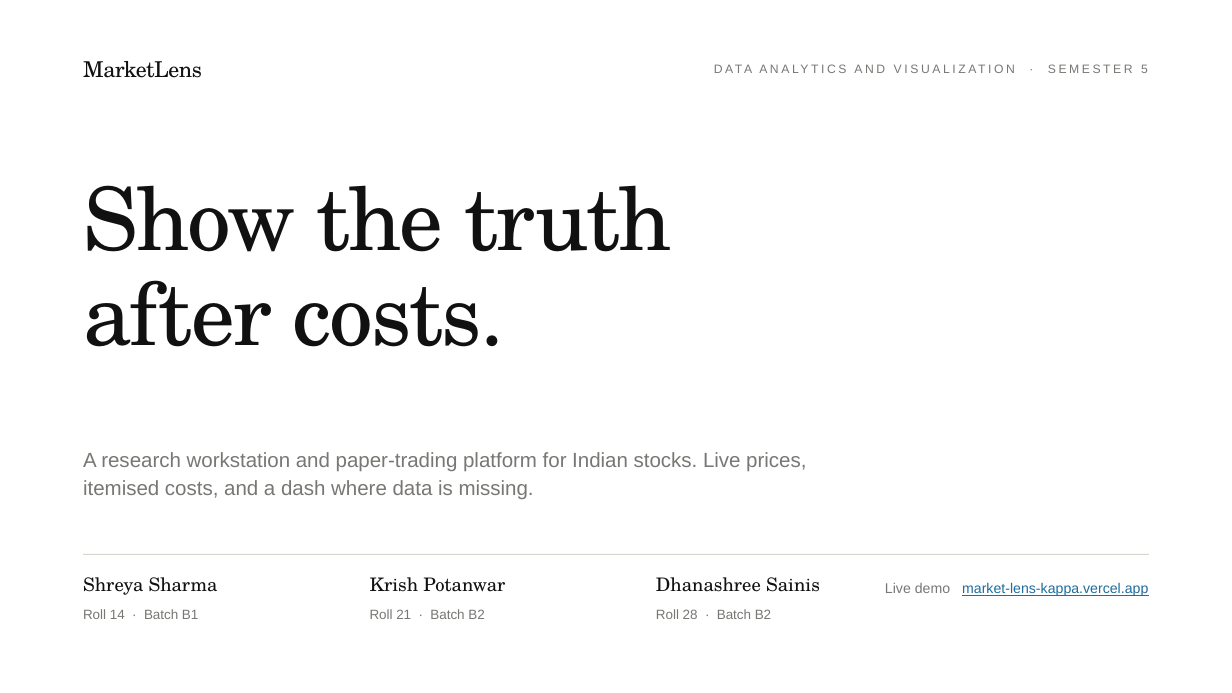
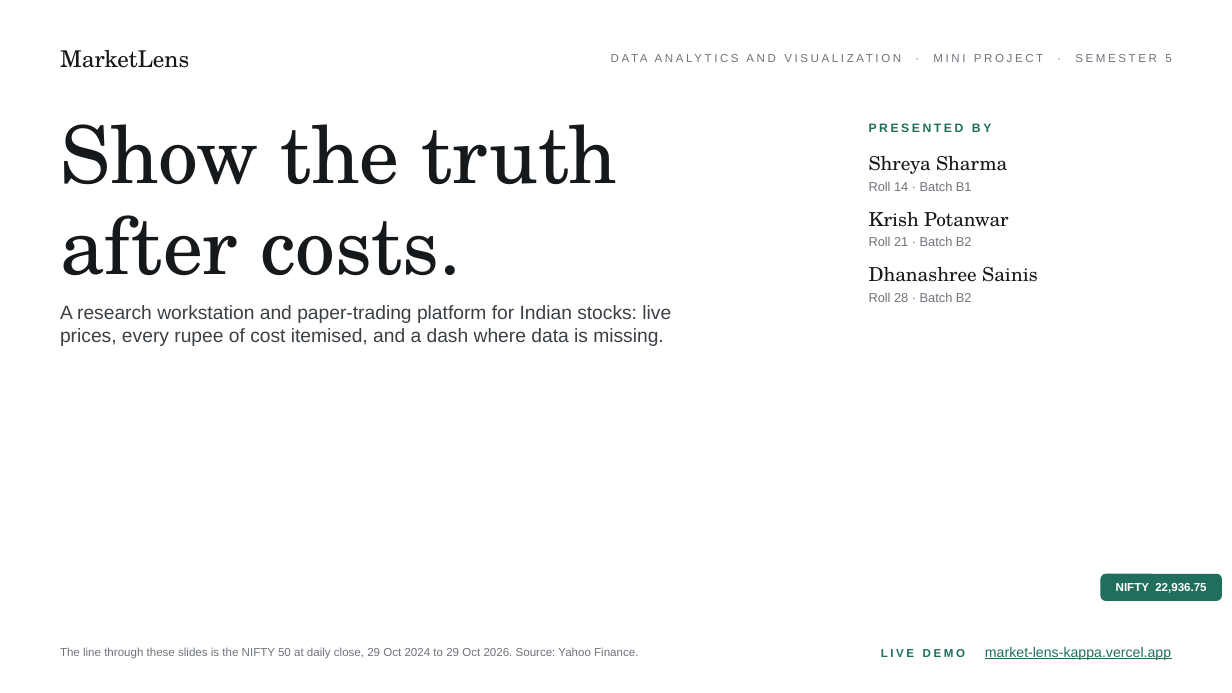
Before and after one commit to Krishpotanwar/MarketLens, a slide deck: slide 1 of presentation/MarketLens-DAV-Presentation.pptx. Drawn at 1232x693 pixels with LibreOffice and Linux fonts; fonts in the diff are those of the drawing; background and template pictures are left out. Boxes give left, top, right and bottom in pixels: in the first picture for what was removed or moved away, otherwise in the second. Text is boxed around its words. In the diff, an @@ line names an element or a change of style, - is before the commit and + after.

```diff
--- a/presentation/MarketLens-DAV-Presentation.pptx
+++ b/presentation/MarketLens-DAV-Presentation.pptx
@@ text "MarketLens": place and size @@
-text "MarketLens" at (83, 61, 202, 78)
+text "MarketLens" at (60, 50, 189, 68)
@@ text "MarketLens" at (60, 50, 189, 68): size 17 to 18 pt, text colour #111111 to #16191C, letter spacing -0.3 to 0 pt @@
@@ text at (531, 54, 1171, 342): text changed; size 9.5 to 9 pt; text colour #787774 to #6F747A @@
-DATA ANALYTICS AND VISUALIZATION · SEMESTER 5
+DATA ANALYTICS AND VISUALIZATION · MINI PROJECT · SEMESTER 5
@@ text "Show the truth": place and size @@
-text "Show the truth" at (83, 185, 672, 347)
+text "Show the truth" at (60, 124, 618, 276)
@@ text "Show the truth" at (60, 124, 618, 276): size 68 to 62 pt, text colour #111111 to #16191C, letter spacing -1.4 to 0 pt; line spacing 0.9 to 0.95 @@
@@ text added at (869, 123, 991, 132), 9.5 pt, text #1F6F5C, bold @@
+PRESENTED BY
@@ text "Shreya Sharma": place and size @@
-text "Shreya Sharma" at (83, 577, 218, 595)
+text "Shreya Sharma" at (869, 156, 1007, 174)
@@ text "Roll 14 · Batch B1": place and size @@
-text "Roll 14 · Batch B1" at (83, 609, 198, 619)
+text "Roll 14 · Batch B1" at (869, 182, 972, 191)
@@ text "Krish Potanwar": place and size @@
-text "Krish Potanwar" at (370, 577, 505, 592)
+text "Krish Potanwar" at (869, 212, 1009, 227)
@@ text "Roll 21 · Batch B2": place and size @@
-text "Roll 21 · Batch B2" at (370, 609, 484, 619)
+text "Roll 21 · Batch B2" at (869, 237, 972, 246)
@@ size 14.5 to 15 pt, text colour #111111 to #16191C in 3 elements at (869, 156, 1007, 174), (869, 212, 1009, 227), (869, 267, 1038, 282) @@
@@ text "Dhanashree Sainis": place and size @@
-text "Dhanashree Sainis" at (656, 577, 820, 592)
+text "Dhanashree Sainis" at (869, 267, 1038, 282)
@@ size 10.5 to 10 pt, text colour #787774 to #6F747A in 3 elements at (869, 182, 972, 191), (869, 237, 972, 246), (869, 293, 972, 302) @@
@@ text "Roll 28 · Batch B2": place and size @@
-text "Roll 28 · Batch B2" at (656, 609, 771, 619)
+text "Roll 28 · Batch B2" at (869, 293, 972, 302)
@@ text at (60, 305, 671, 346): text changed; size 16 to 15 pt; text colour #787774 to #3B4045 @@
-A research workstation and paper-trading platform for Indian stocks. Live prices, itemised costs, and a dash where data is missing.
+A research workstation and paper-trading platform for Indian stocks: live prices, every rupee of cost itemised, and a dash where data is missing.
@@ line removed from (83, 555) to (1149, 555) @@
@@ rounded rectangle added at (1102, 575, 1222, 601), fill #1F6F5C, outline #1F6F5C 1 pt @@
@@ text added at (1116, 583, 1206, 593), 9 pt, text #FFFFFF, bold @@
+NIFTY 22,936.75
@@ text added at (60, 647, 638, 659), 9 pt, text #6F747A @@
+The line through these slides is the NIFTY 50 at daily close, 29 Oct 2024 to 29 Oct 2026. Source: Yahoo Finance.
@@ text at (881, 646, 1171, 660): text changed; text colour #1F6C9F to #1F6F5C @@
-Live demo market-lens-kappa.vercel.app
+LIVE DEMO market-lens-kappa.vercel.app
```
Also in this commit, not shown: 3 other slides changed, 8 slides added, 6 slides removed, 14 other files.
